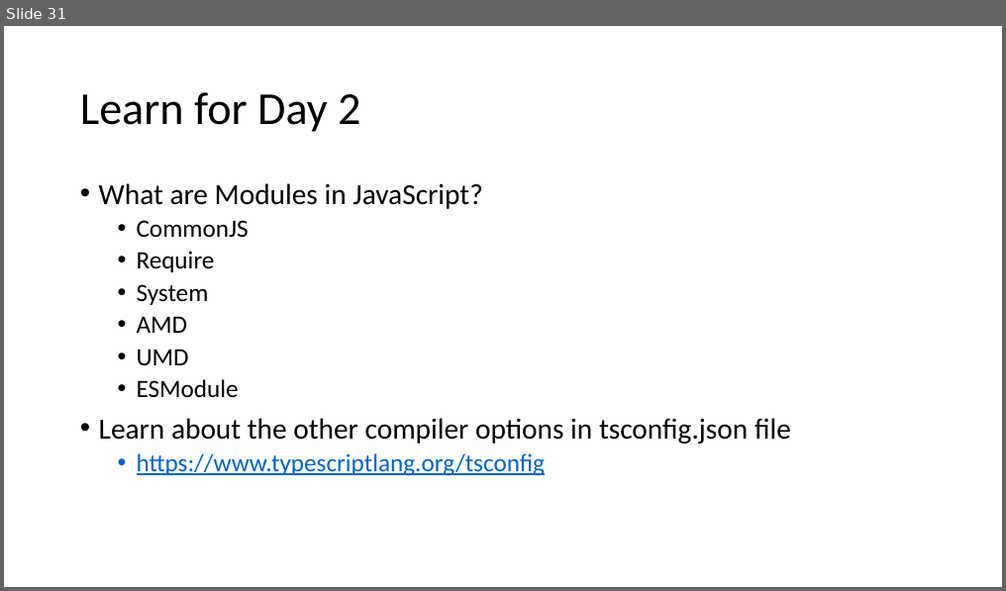
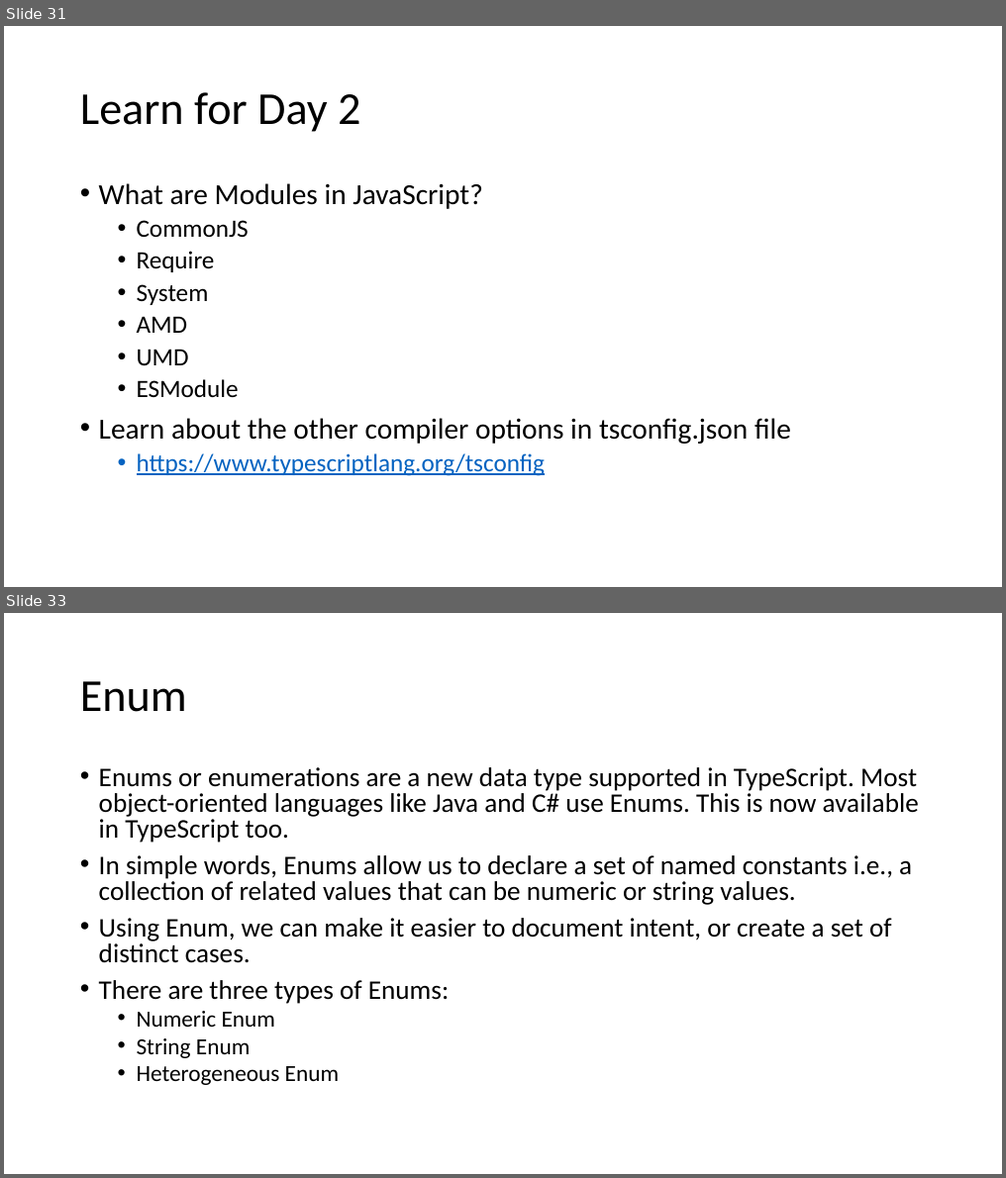
Before and after one commit to manishvbn/TypeScript_Jul22, a slide deck: Notes/TypeScript.pptx. Shown one above the other, each under a label of ours: slide 31 before the commit, slides 31 and 33 after it; the slides between them are not shown. The pictures are 1006x591 and 1006x1178 pixels, drawn with LibreOffice and Linux fonts; fonts in the diff are those of the drawing. Boxes give left, top, right and bottom in pixels: in the first picture for what was removed or moved away, otherwise in the second. Text is boxed around its words. In the diff, an @@ line names an element or a change of style, - is before the commit and + after.

```diff
--- a/Notes/TypeScript.pptx
+++ b/Notes/TypeScript.pptx
@@ slide 33 added at (x1=4, y1=613, x2=1002, y2=1174), background #FFFFFF @@
@@ title added at (x1=80, y1=681, x2=187, y2=712), 44 pt, text #000000 @@
+Enum
@@ text added at (x1=99, y1=767, x2=919, y2=1085), 25.9 pt, text #000000 @@
+• Enums or enumerations are a new data type supported in TypeScript. Most object-oriented languages like Java and C# use Enums. This is now available in TypeScript too.
+• In simple words, Enums allow us to declare a set of named constants i.e., a collection of related values that can be numeric or string values.
+• Using Enum, we can make it easier to document intent, or create a set of distinct cases.
+• There are three types of Enums:
+  • Numeric Enum
+  • String Enum
+  • Heterogeneous Enum
```
Also in this commit, not shown: 22 other slides added.
